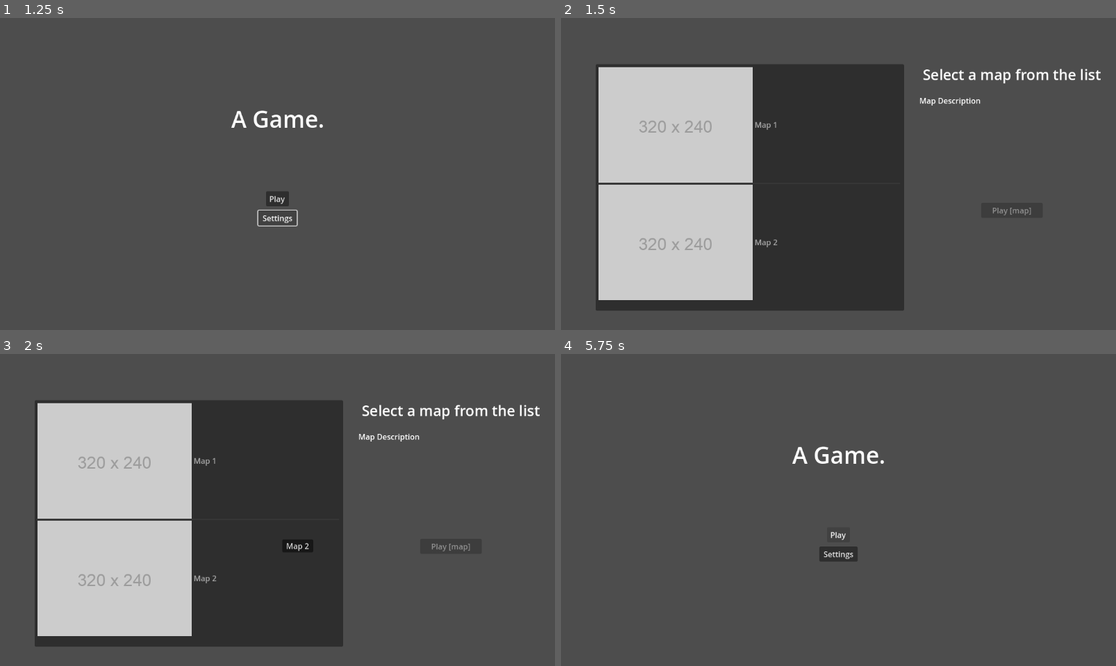
Above: before the commit, frames 1-4 (two rows, left to right).
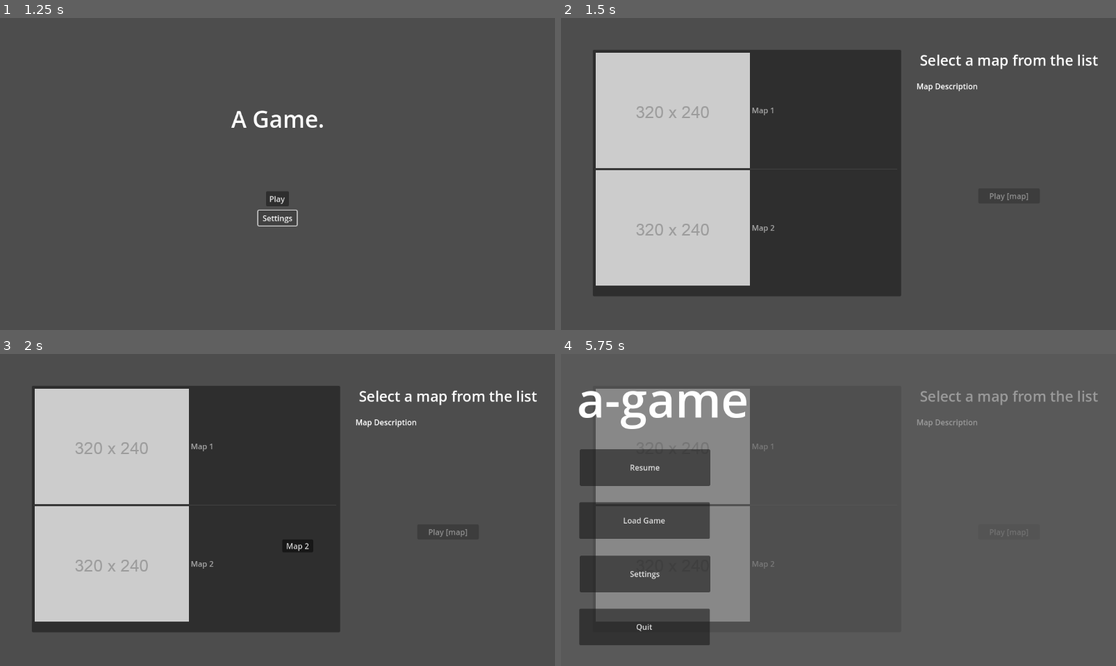
Above: after the commit, the same moments.

Repository: EpiclyRaspberry/a-game
Game: Godot game, scene res://main.tscn
Same seed, same stepped clock (60 frames per second), same inputs: the game is played once before the commit and once after it.
Inputs:
- Up to frame 1 (1.25 s): click "Settings" at 0.5 s
- Up to frame 2 (1.5 s): click "Play" at 1.25 s
- Up to frame 3 (2 s): no input
- Up to frame 4 (5.75 s): tap Enter at 2.75, 4.25 s; tap Space at 3.5, 5 s; tap Escape (ui_cancel) at 5.65 s

Frame 1 is identical in both runs. In frame 2, 10% of the frame differs, in the area x 5-98%, y 10-94%; in frame 3, 10%; in frame 4, 17%, in the area x 3-97%, y 11-94%.

Commit message:
added pause memnu

Diff:
--- /dev/null
+++ b/assets/shader/blur.gdshader
@@ -0,0 +1,9 @@
+shader_type canvas_item;
+
+uniform sampler2D screen_texture : hint_screen_texture, filter_linear_mipmap;
+uniform float amount: hint_range(0.0, 5.0);
+
+void fragment() {
+	 vec4 color = textureLod(screen_texture, SCREEN_UV, amount);
+	COLOR = color;
+}
--- a/internal/defaultmapscript.gd
+++ b/internal/defaultmapscript.gd
@@ -4,6 +4,6 @@
 
 
 # Called every frame. 'delta' is the elapsed time since the previous frame.
-func _process(delta):
-	if Input.is_action_just_pressed("ui_cancel"):
-		get_tree().change_scene_to_file("res://maps/mapselector.tscn")
+#func _process(delta):
+#	if Input.is_action_just_pressed("ui_cancel"):
+#		get_tree().change_scene_to_file("res://maps/mapselector.tscn")
--- a/internal/mapselector.gd
+++ b/internal/mapselector.gd
@@ -18,9 +18,9 @@
 
 
 # Called every frame. 'delta' is the elapsed time since the previous frame.
-func _process(delta):
-	if Input.is_action_just_pressed("ui_cancel"):
-		get_tree().change_scene_to_file("res://main.tscn")
+#func _process(delta):
+#	if Input.is_action_just_pressed("ui_cancel"):
+#		get_tree().change_scene_to_file("res://main.tscn")
 
 
 func _on_map_list_item_clicked(index, at_position, mouse_button_index):
--- /dev/null
+++ b/internal/pausemenu/main.gd
@@ -0,0 +1,33 @@
+extends Control
+
+var loadgame = false
+
+# Called when the node enters the scene tree for the first time.
+func _ready():
+	pass # Replace with function body.
+
+
+# Called every frame. 'delta' is the elapsed time since the previous frame.
+func _process(delta):
+	if Input.is_action_just_pressed("ui_cancel"):
+		if visible == false:
+			get_tree().paused = true
+			visible = true
+		else:
+			get_tree().paused = false
+			visible = false
+
+func toggleloadgame():
+	if loadgame == false:
+		$mapselector.visible = true
+		loadgame = true
+	else:
+		$mapselector.visible = false
+		loadgame = false
+
+
+func _on_loadgamebutton_pressed():
+	toggleloadgame()
+
+func _on_loadmapclose_pressed():
+	toggleloadgame()
--- /dev/null
+++ b/internal/pausemenu/main.tscn
@@ -0,0 +1,114 @@
+[gd_scene load_steps=4 format=3 uid="uid://du6otsitr4ryg"]
+
+[ext_resource type="Script" path="res://internal/pausemenu/main.gd" id="1_rsxfe"]
+[ext_resource type="PackedScene" uid="uid://b1n7afr0tykjh" path="res://maps/mapselector.tscn" id="2_l5kkk"]
+
+[sub_resource type="LabelSettings" id="LabelSettings_eq2ec"]
+font_size = 100
+
+[node name="main" type="Control"]
+process_mode = 3
+visible = false
+z_index = 16
+layout_mode = 3
+anchors_preset = 15
+anchor_right = 1.0
+anchor_bottom = 1.0
+grow_horizontal = 2
+grow_vertical = 2
+script = ExtResource("1_rsxfe")
+
+[node name="blur" type="ColorRect" parent="."]
+layout_mode = 1
+anchors_preset = 15
+anchor_right = 1.0
+anchor_bottom = 1.0
+grow_horizontal = 2
+grow_vertical = 2
+color = Color(0.380392, 0.380392, 0.380392, 0.639216)
+
+[node name="title" type="Label" parent="."]
+layout_mode = 1
+anchors_preset = -1
+anchor_left = 0.029
+anchor_top = 0.045
+anchor_right = 0.339
+anchor_bottom = 0.261
+offset_left = -0.408001
+offset_top = -4.16
+offset_right = 0.471985
+offset_bottom = -4.12801
+text = "a-game"
+label_settings = SubResource("LabelSettings_eq2ec")
+
+[node name="Button" type="Button" parent="."]
+layout_mode = 1
+anchors_preset = -1
+anchor_left = 0.035
+anchor_top = 0.312
+anchor_right = 0.269
+anchor_bottom = 0.432
+offset_left = -1.32
+offset_top = -4.17601
+offset_right = 0.111969
+offset_bottom = -5.936
+text = "Resume"
+
+[node name="loadgamebutton" type="Button" parent="."]
+layout_mode = 1
+anchors_preset = -1
+anchor_left = 0.035
+anchor_top = 0.481
+anchor_right = 0.268
+anchor_bottom = 0.599
+offset_left = -2.32
+offset_top = -3.68802
+offset_right = 0.263977
+offset_bottom = -4.15204
+text = "Load Game"
+
+[node name="Button3" type="Button" parent="."]
+layout_mode = 1
+anchors_preset = -1
+anchor_left = 0.034
+anchor_top = 0.653
+anchor_right = 0.269
+anchor_bottom = 0.77
+offset_left = -0.168003
+offset_top = -4.14404
+offset_right = 0.111969
+offset_bottom = -3.96002
+text = "Settings"
+
+[node name="Button4" type="Button" parent="."]
+layout_mode = 1
+anchors_preset = -1
+anchor_left = 0.033
+anchor_top = 0.823
+anchor_right = 0.268
+anchor_bottom = 0.94
+offset_left = -0.0159988
+offset_top = -4.30402
+offset_right = 0.263977
+offset_bottom = -4.12006
+text = "Quit"
+
+[node name="mapselector" parent="." instance=ExtResource("2_l5kkk")]
+visible = false
+layout_mode = 1
+
+[node name="loadmapclose" type="Button" parent="mapselector"]
+layout_mode = 1
+anchors_preset = -1
+anchor_left = 0.944
+anchor_top = 0.023
+anchor_right = 0.977
+anchor_bottom = 0.079
+offset_left = -2.48804
+offset_top = 0.0959988
+offset_right = -0.504028
+offset_bottom = 3.808
+text = "X"
+
+[connection signal="pressed" from="loadgamebutton" to="." method="_on_loadgamebutton_pressed"]
+[connection signal="pressed" from="mapselector/loadmapclose" to="." method="_on_loadmapclose_pressed"]
--- /dev/null
+++ b/main.gd
@@ -0,0 +1,11 @@
+extends Control
+
+
+# Called when the node enters the scene tree for the first time.
+func _ready():
+	pass # Replace with function body.
+
+
+# Called every frame. 'delta' is the elapsed time since the previous frame.
+func _process(delta):
+	pass
--- a/main.tscn
+++ b/main.tscn
@@ -12,6 +12,7 @@
 anchor_bottom = 1.0
 grow_horizontal = 2
 grow_vertical = 2
+mouse_filter = 2
 script = ExtResource("1_4eq27")
 
 [node name="GameName" type="Label" parent="."]
--- a/maps/mapselector.tscn
+++ b/maps/mapselector.tscn
@@ -1,6 +1,11 @@
-[gd_scene load_steps=3 format=3 uid="uid://b1n7afr0tykjh"]
+[gd_scene load_steps=5 format=3 uid="uid://b1n7afr0tykjh"]
 
 [ext_resource type="Script" path="res://internal/mapselector.gd" id="1_oncho"]
+[ext_resource type="Shader" path="res://assets/shader/blur.gdshader" id="2_lnix8"]
+
+[sub_resource type="ShaderMaterial" id="ShaderMaterial_bct44"]
+shader = ExtResource("2_lnix8")
+shader_parameter/amount = 3.002
 
 [sub_resource type="LabelSettings" id="LabelSettings_6pql8"]
 font_size = 30
@@ -10,37 +15,46 @@
 anchors_preset = 15
 anchor_right = 1.0
 anchor_bottom = 1.0
-offset_left = 8.0
-offset_top = 32.0
-offset_right = 8.0
-offset_bottom = 32.0
+offset_left = 2.0
+offset_top = 2.0
+offset_right = 2.0
+offset_bottom = 2.0
 grow_horizontal = 2
 grow_vertical = 2
 script = ExtResource("1_oncho")
 
+[node name="blur" type="ColorRect" parent="."]
+material = SubResource("ShaderMaterial_bct44")
+layout_mode = 1
+anchors_preset = 15
+anchor_right = 1.0
+anchor_bottom = 1.0
+grow_horizontal = 2
+grow_vertical = 2
+
 [node name="MapList" type="ItemList" parent="."]
 layout_mode = 2
-anchor_left = 0.333
-anchor_top = 0.494
-anchor_right = 0.333
-anchor_bottom = 0.494
-offset_left = -319.616
-offset_top = -256.112
-offset_right = 320.384
-offset_bottom = 255.888
+anchor_left = 0.056
+anchor_top = 0.099
+anchor_right = 0.611
+anchor_bottom = 0.889
+offset_left = -0.512001
+offset_top = -0.152008
+offset_right = 0.127991
+offset_bottom = -0.0720215
 max_text_lines = 30
 
 [node name="MapName" type="Label" parent="."]
 layout_mode = 1
 anchors_preset = -1
-anchor_left = 0.806
-anchor_top = 0.142
-anchor_right = 0.806
-anchor_bottom = 0.142
-offset_left = -192.512
-offset_top = -28.016
-offset_right = 191.488
-offset_bottom = 35.984
+anchor_left = 0.639
+anchor_top = 0.099
+anchor_right = 0.972
+anchor_bottom = 0.198
+offset_left = -0.128052
+offset_top = -0.152
+offset_right = 0.255981
+offset_bottom = -0.304016
 text = "Select a map from the list"
 label_settings = SubResource("LabelSettings_6pql8")
 horizontal_alignment = 1
@@ -48,22 +62,27 @@
 [node name="MapDesc" type="Label" parent="."]
 layout_mode = 1
 anchors_preset = -1
-anchor_left = 0.806
-anchor_top = 0.346
-anchor_right = 0.806
-anchor_bottom = 0.346
-offset_left = -192.512
-offset_top = -96.208
-offset_right = 191.488
-offset_bottom = 95.792
+anchor_left = 0.639
+anchor_top = 0.198
+anchor_right = 0.972
+anchor_bottom = 0.5
+offset_left = -0.128052
+offset_top = -0.304024
+offset_right = 0.255981
+offset_bottom = -4.0
 text = "Map Description"
 
 [node name="PlayButton" type="Button" parent="."]
-layout_mode = 0
-offset_left = 864.0
-offset_top = 352.0
-offset_right = 992.0
-offset_bottom = 383.0
+layout_mode = 1
+anchors_preset = -1
+anchor_left = 0.75
+anchor_top = 0.543
+anchor_right = 0.861
+anchor_bottom = 0.591
+offset_left = -6.10352e-05
+offset_top = 0.135986
+offset_right = 0.12793
+offset_bottom = 0.0319824
 disabled = true
 text = "Play [map]"
 
--- a/project.godot
+++ b/project.godot
@@ -14,3 +14,7 @@
 run/main_scene="res://main.tscn"
 config/features=PackedStringArray("4.1", "Forward Plus")
 config/icon="res://icon.svg"
+
+[autoload]
+
+PauseMenu="*res://internal/pausemenu/main.tscn"
